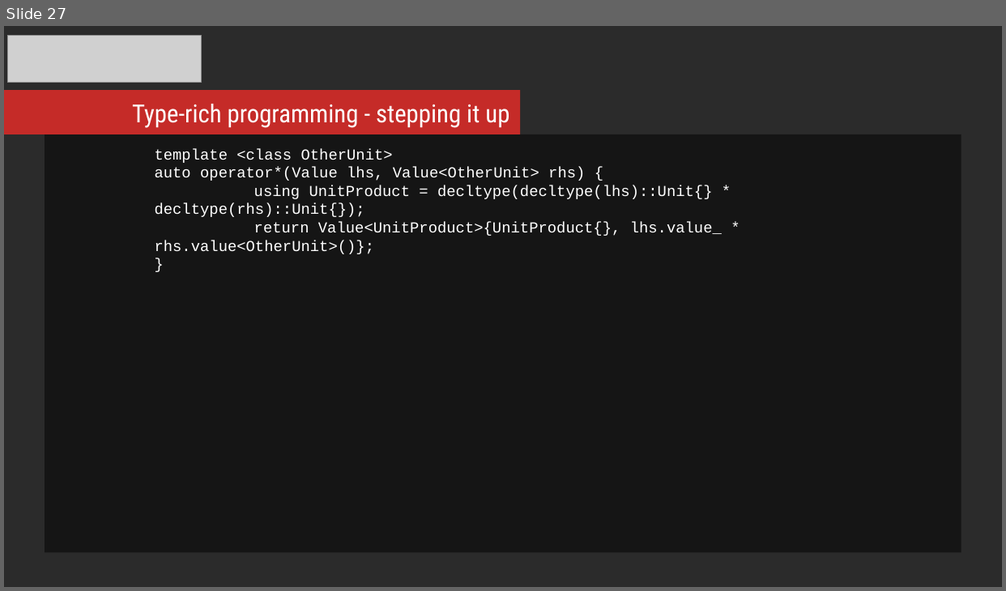
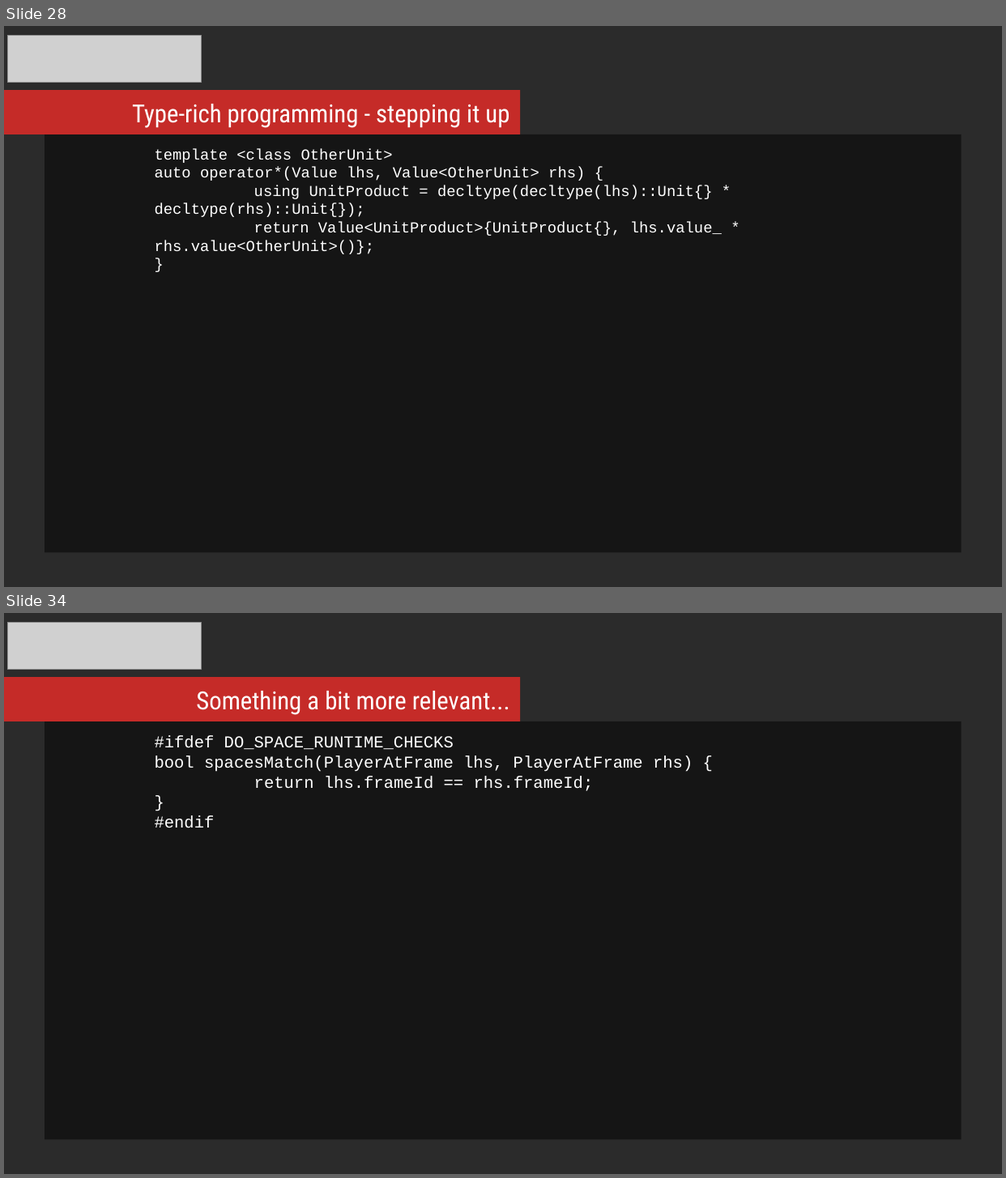
Before and after one commit to mikosz/type-safety, a slide deck: ask-not-what-you-can-do-for-the-compiler.odp. Shown one above the other, each under a label of ours: slide 27 before the commit, slides 28 and 34 after it; the slides between them are not shown. The pictures are 1006x591 and 1006x1178 pixels, drawn with LibreOffice and Linux fonts; fonts in the diff are those of the drawing; grey boxes stand for pictures; background and template pictures are left out; a plain dark background stands for a picture behind light text. Boxes give left, top, right and bottom in pixels: in the first picture for what was removed or moved away, otherwise in the second. Text is boxed around its words. In the diff, an @@ line names an element or a change of style, - is before the commit and + after.

```diff
--- a/ask-not-what-you-can-do-for-the-compiler.odp
+++ b/ask-not-what-you-can-do-for-the-compiler.odp
@@ slide 34 added at [4, 613, 1002, 1174], background picture (left out) @@
@@ picture added at [8, 622, 202, 669] @@
@@ rectangle added at [4, 677, 520, 721], fill #C52B28 @@
@@ text added at [196, 691, 510, 715], 18 pt, text #FFFFFF @@
+Something a bit more relevant...
@@ rectangle added at [45, 722, 961, 1139], fill #000000 at 51% opacity, 12 pt, text #FFFFFF @@
+#ifdef DO_SPACE_RUNTIME_CHECKS
+bool spacesMatch(PlayerAtFrame lhs, PlayerAtFrame rhs) {
+return lhs.frameId == rhs.frameId;
+}
+#endif
@@ what was slide 27 is now slide 28 @@
```
Also in this commit, not shown: 8 other slides added, 12 other files.
